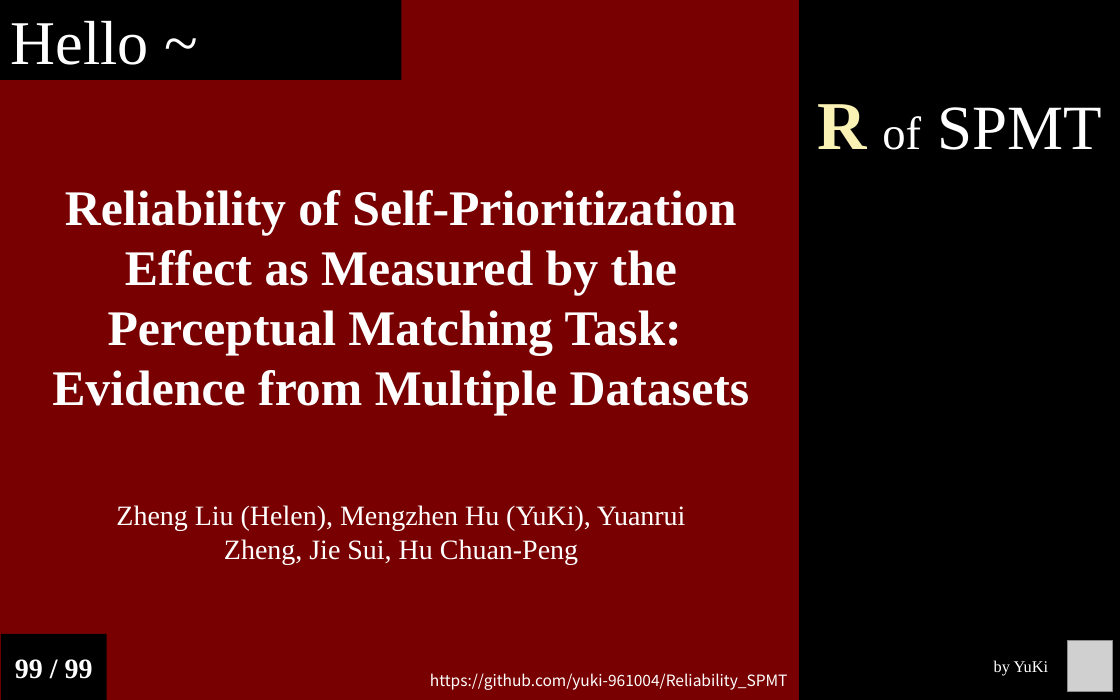
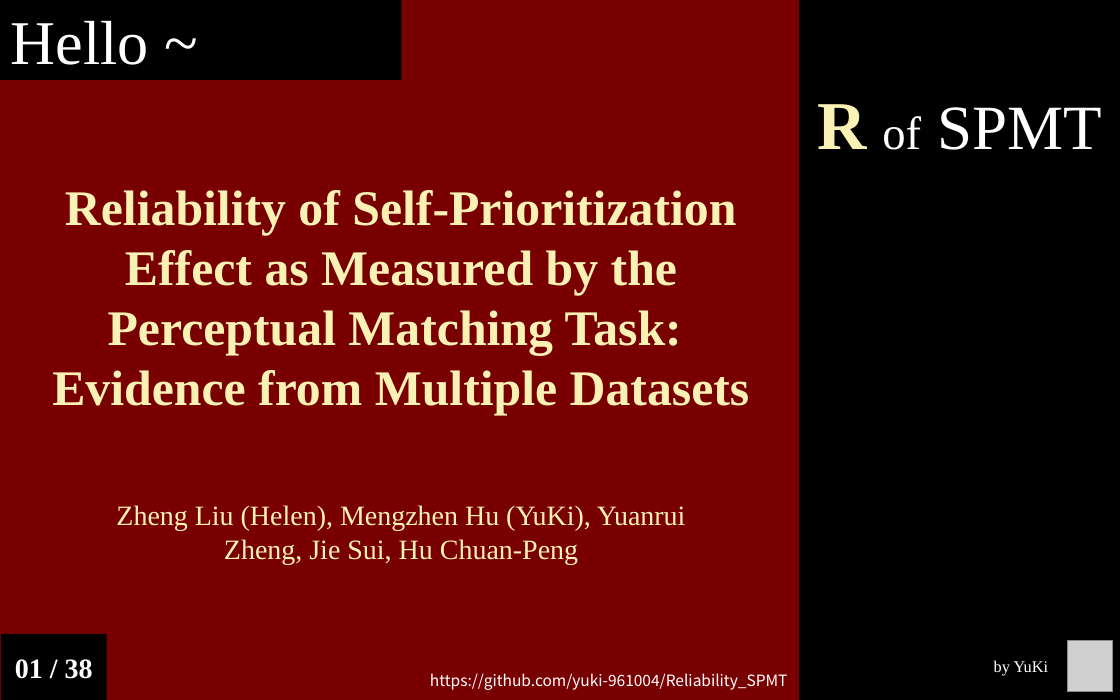
Before and after one commit to Chuan-Peng-Lab/ReliabilitySPE, a slide deck: slide 1 of 6_Reports/6_2_Phase_2/End_Semester_Report.pptx. Drawn at 1120x700 pixels with LibreOffice and Linux fonts; fonts in the diff are those of the drawing; grey boxes stand for pictures. Boxes give left, top, right and bottom in pixels: in the first picture for what was removed or moved away, otherwise in the second. Text is boxed around its words. In the diff, an @@ line names an element or a change of style, - is before the commit and + after.

```diff
--- a/6_Reports/6_2_Phase_2/End_Semester_Report.pptx
+++ b/6_Reports/6_2_Phase_2/End_Semester_Report.pptx
@@ text "Reliability of Self-Prioritization Effect as ..." at box(52, 190, 750, 415): text colour #FFFFFF to #FAF1B4 @@
@@ text "Zheng Liu (Helen), Mengzhen Hu ..." at box(116, 505, 686, 564): text colour #FFFFFF to #FAF1B4 @@
@@ text in rectangle at box(15, 659, 93, 679): text changed @@
-99 / 99
+01 / 38
```
Also in this commit, not shown: 35 other slides changed, 2 slides added.
